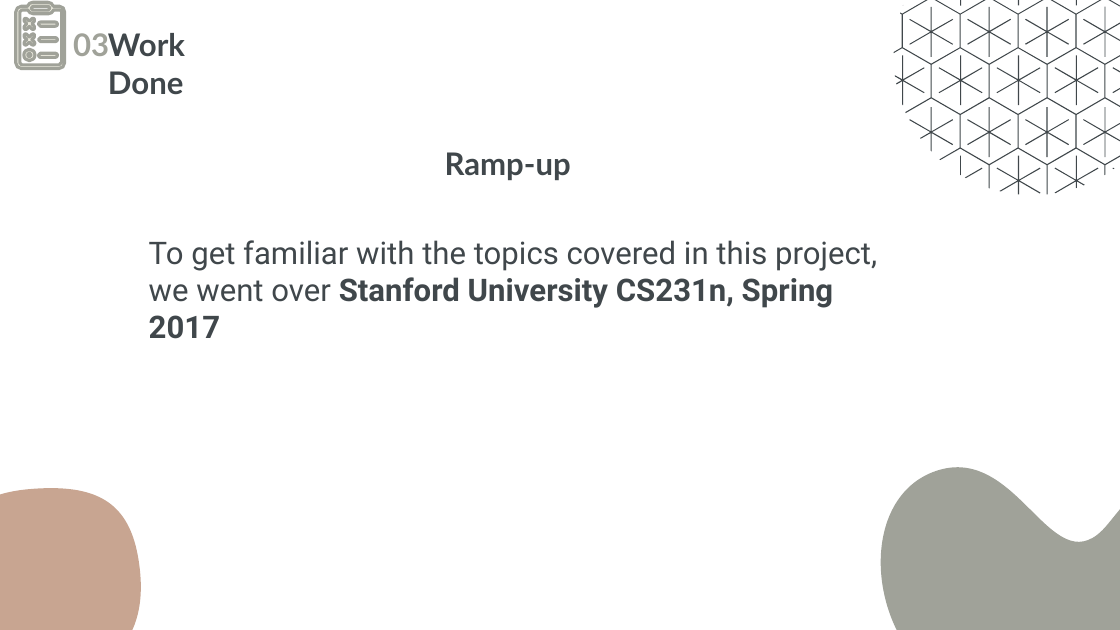
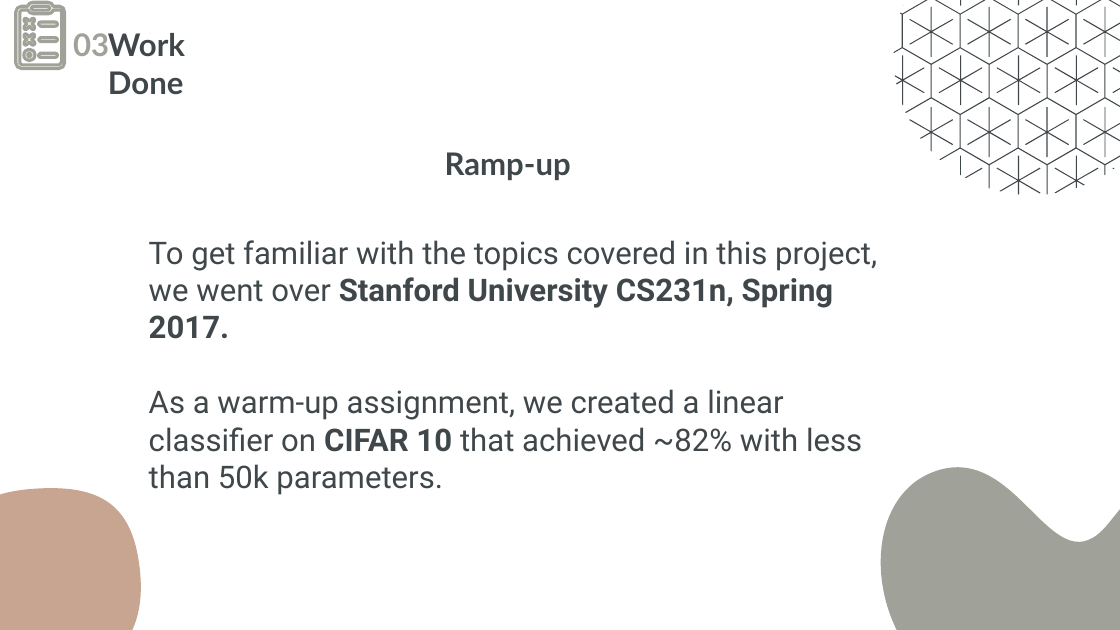
Before and after one commit to kariander1/FaceRecognition, a slide deck: slide 24 of Final Presentation.pptx (slide 25 before the commit). Drawn at 1120x630 pixels with LibreOffice and Linux fonts; fonts in the diff are those of the drawing. Boxes give left, top, right and bottom in pixels: in the first picture for what was removed or moved away, otherwise in the second. Text is boxed around its words. In the diff, an @@ line names an element or a change of style, - is before the commit and + after.

Commit message:
Added scheduler and breakdown of losses. Revived project on remote machine

```diff
--- a/Final Presentation.pptx
+++ b/Final Presentation.pptx
@@ subtitle at [149,240,877,495]: text changed @@
-To get familiar with the topics covered in this project, we went over Stanford University CS231n, Spring 2017
+To get familiar with the topics covered in this project, we went over Stanford University CS231n, Spring 2017.
+As a warm-up assignment, we created a linear classifier on CIFAR 10 that achieved ~82% with less than 50k parameters.
```
Also in this commit, not shown: 30 other slides changed, 4 slides added, 2 slides removed, 3 other files.
